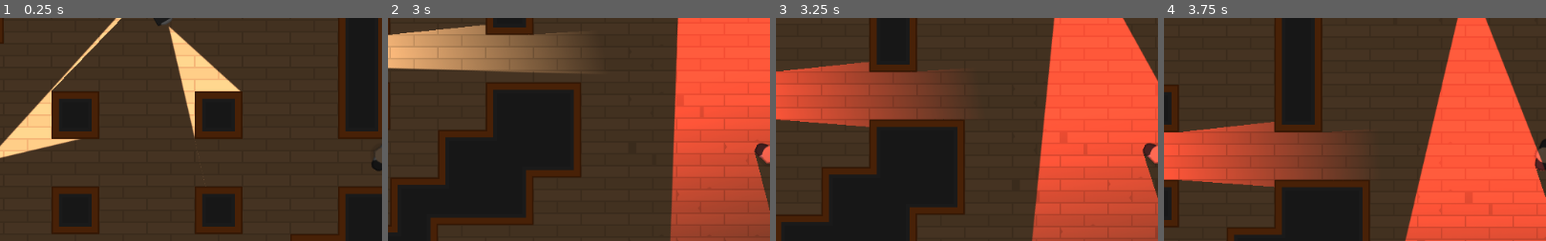
Above: before the commit, frames 1-4 (left to right).
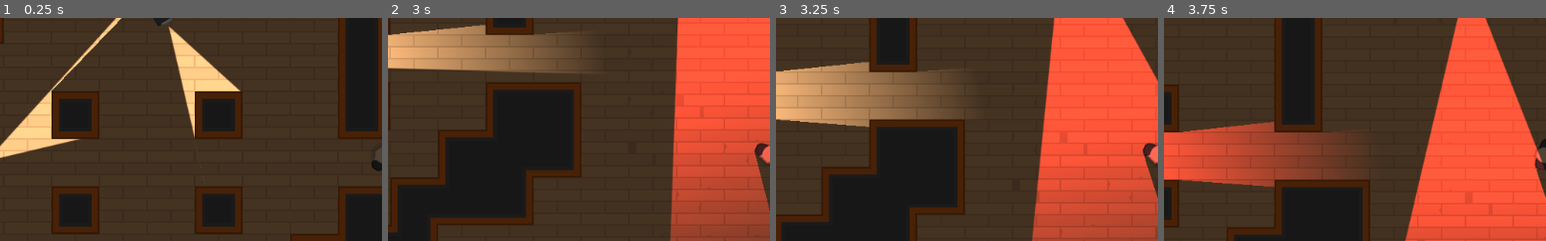
Above: after the commit, the same moments.

Repository: alexandrepeluchi/godot-udemy
Game: Godot game, scene res://Levels/TemplateLevel.tscn
Two runs of this game, one before a commit and one after it. Both use one fixed random seed, a clock stepped at 60 frames per second and the inputs below.
Inputs (mouse positions are % of the whole screen's width and height, from its top left):
- Up to frame 1 (0.25 s): no input
- Up to frame 2 (3 s): tap Enter at 0.5 s; move the mouse to (72, 45) at 0.52 s; hold D (move_right) 0.53-1.28 s; hold Space (torch_toggle) 0.53-1.28 s; move the mouse to (30, 55) at 1.27 s; hold S (move_down) 1.28-2.03 s; tap Space (torch_toggle) at 1.35, 2.85 s; move the mouse to (60, 28) at 2.02 s; hold D (move_right) 2.03-2.78 s; hold Space (torch_toggle) 2.03-2.78 s; move the mouse to (45, 70) at 2.77 s; hold W (move_up) from 2.78 s (still down)
- Up to frame 3 (3.25 s): keep holding W (move_up)
- Up to frame 4 (3.75 s): move the mouse to (80, 65) at 3.52 s; release W (move_up) at 3.53 s; hold A (move_left) from 3.53 s (still down); hold Space (torch_toggle) from 3.53 s (still down)
The pictures show only the part of the screen within x 0-50%, y 19-69%; the shares and areas given below are measured in that part.

Frames 1-2 are identical in both runs. In frame 3, 9.5% of the frame differs, in the area x 0-42%, y 19-49%; in frame 4, nothing differs.
Error in both runs: Invalid get index 'enabled' (on base: 'null instance'). (res://Characters/Player.gd:27)

Commit message:
Colisão em objetos utilizando Layer e melhoria na detecção dos  jogador

Diff:
--- a/Heist Meisters/Characters/Player.tscn
+++ b/Heist Meisters/Characters/Player.tscn
@@ -5,6 +5,7 @@
 [ext_resource path="res://GFX/PNG/Hitman 1/hitman1_stand.png" type="Texture" id=3]
 
 [node name="Player" instance=ExtResource( 2 )]
+collision_mask = 6
 script = ExtResource( 1 )
 
 [node name="Sprite" parent="." index="0"]
--- a/Heist Meisters/Levels/TemplateLevel.tscn
+++ b/Heist Meisters/Levels/TemplateLevel.tscn
@@ -8,6 +8,8 @@
 
 [node name="TileMap" type="TileMap" parent="."]
 tile_set = ExtResource( 1 )
+collision_layer = 2
+collision_mask = 5
 format = 1
 tile_data = PoolIntArray( -196615, 0, 7, -196614, 0, 262149, -196613, 0, 2, -196612, 0, 262148, -196611, 0, 196612, -19 …(3923 unchanged characters)…
 
--- a/Heist Meisters/NPCs/Camera.tscn
+++ b/Heist Meisters/NPCs/Camera.tscn
@@ -34,6 +34,8 @@
 [node name="CameraBody" type="KinematicBody2D" parent="."]
 position = Vector2( 7.30551, 0 )
 rotation = -0.523599
+collision_layer = 4
+collision_mask = 3
 script = ExtResource( 4 )
 __meta__ = {
 "_edit_group_": true
--- a/Heist Meisters/NPCs/PlayerDetection.gd
+++ b/Heist Meisters/NPCs/PlayerDetection.gd
@@ -10,7 +10,7 @@
 	Player = get_node("/root").find_node("Player", true, false)
 
 func _process(delta: float):
-	if Player_in_FOV():
+	if Player_in_FOV() and Player_in_LOS():
 		$Torch.color = RED
 	else:
 		$Torch.color = WHITE
@@ -23,3 +23,17 @@
 		return true
 	else:
 		return false
+
+func Player_in_LOS() -> bool:
+	var space := get_world_2d().direct_space_state
+	var LOS_obstacle = space.intersect_ray(global_position, Player.global_position, [self], collision_mask)
+
+	if not LOS_obstacle:
+		return false
+
+	var distance_to_player = Player.global_position.distance_to(global_position)
+
+	if LOS_obstacle.collider == Player:
+		return true
+	else:
+		return false
--- a/Heist Meisters/project.godot
+++ b/Heist Meisters/project.godot
@@ -47,6 +47,12 @@
  ]
 }
 
+[layer_names]
+
+2d_physics/layer_1="Player"
+2d_physics/layer_2="Tilemap"
+2d_physics/layer_3="NPC"
+
 [rendering]
 
 environment/default_clear_color=Color( 0, 0, 0, 1 )
